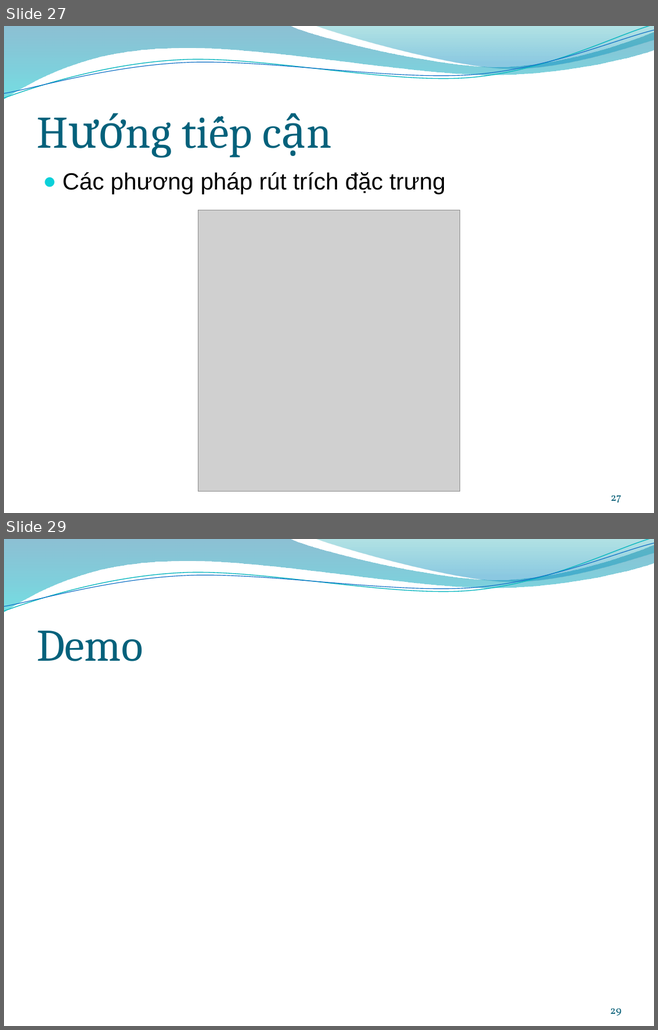
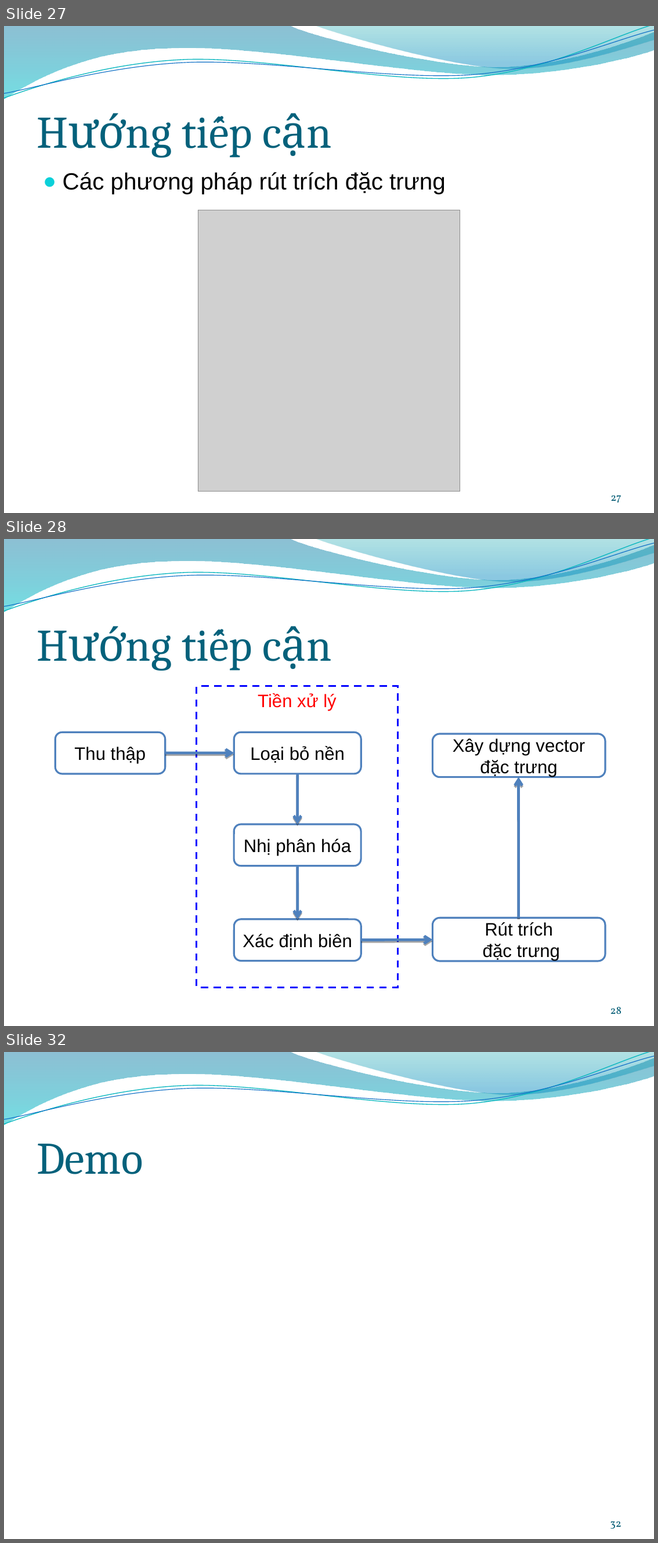
Before and after one commit to trianindiaputra/handgeometry, a slide deck: Documentation/presentation.pptx. Shown one above the other, each under a label of ours: slides 27 and 29 before the commit, slides 27, 28 and 32 after it; the slides between them are not shown. The pictures are 658x1030 and 658x1543 pixels, drawn with LibreOffice and Linux fonts; fonts in the diff are those of the drawing; grey boxes stand for pictures; background and template pictures are left out. Boxes give left, top, right and bottom in pixels: in the first picture for what was removed or moved away, otherwise in the second. Text is boxed around its words. In the diff, an @@ line names an element or a change of style, - is before the commit and + after.

```diff
--- a/Documentation/presentation.pptx
+++ b/Documentation/presentation.pptx
@@ slide 28 added at [4, 539, 654, 1026], background picture (left out); not listed: 4 template elements that a slide beside it also shows @@
@@ title added at [36, 589, 621, 670], 50 pt, text #04617B @@
+Hướng tiếp cận
@@ group added at [55, 686, 605, 988]: 6 rounded rectangles, 5 arrows, 1 rectangle @@
+Tiền xử lý
+Thu thập
+Loại bỏ nền
+Nhị phân hóa
+Xác định biên
+Xây dựng vector đặc trưng
+Rút trích
+đặc trưng
@@ page number added at [610, 1007, 621, 1014], 12 pt, text #045D75 @@
+28
@@ what was slide 29 is now slide 32 @@
@@ page number at [610, 1521, 621, 1529]: text changed @@
-29
+32
```
Also in this commit, not shown: 1 slide changed, 2 other slides added.
